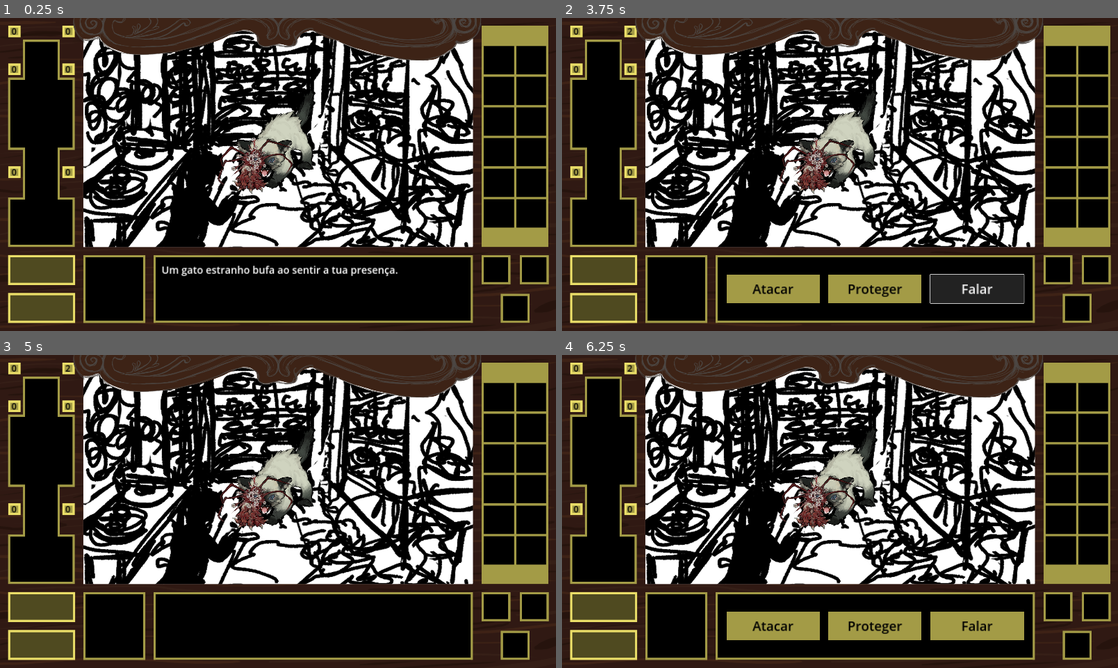
Above: before the commit, frames 1-4 (two rows, left to right).
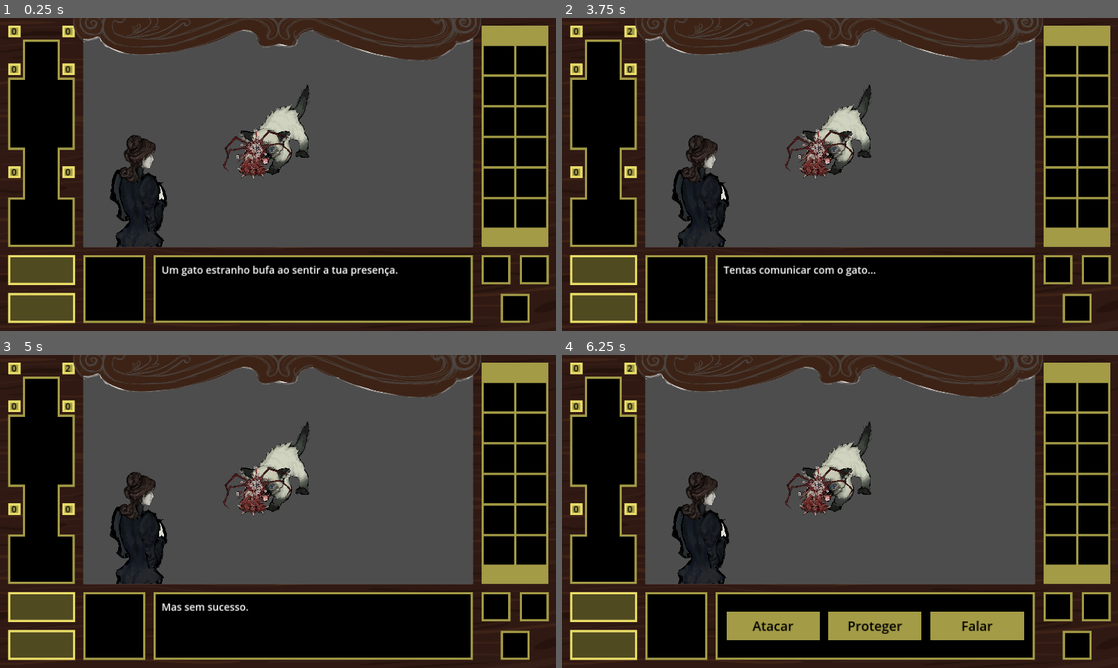
Above: after the commit, the same moments.

Repository: DavisDiad/Servida_Crua
Game: Godot game, scene res://scenes/fight/fight.tscn
Two runs of this game, one before a commit and one after it. Both use one fixed random seed, a clock stepped at 60 frames per second and the inputs below. Before the commit the project has no main scene; this scene is started directly in both runs.
Inputs (mouse positions are in pixels of both pictures, inside the frame that each line leads up to):
- Up to frame 1 (0.25 s): no input
- Up to frame 2 (3.75 s): tap Enter at 0.5 s; move the mouse to (840, 143) at 0.52 s; click (840, 143) at 0.6 s; click "Proteger" at 1.25 s; tap Space at 2 s; move the mouse to (840, 171) at 2.02 s; click (840, 171) at 2.1 s; move the mouse to (812, 177) at 2.77 s; click (812, 177) at 2.85 s; click "Falar" at 3.5 s
- Up to frame 3 (5 s): click (211, 627) at 4.25 s, where only the run before the commit has a clickable "Atacar"
- Up to frame 4 (6.25 s): tap Enter at 5 s; move the mouse to (867, 486) at 5.02 s; click (867, 486) at 5.1 s; move the mouse to (817, 495) at 5.77 s; click (817, 495) at 5.85 s

The runs differ from the first frame. In frame 1, 42% of the frame differs, in the area x 15-86%, y 4-74%; in frame 2, 47%, in the area x 15-86%, y 4-92%; in frame 3, 43%; in frame 4, 42%.

Commit message:
Adição do sistema de falas no combate

Diff:
--- a/project.godot
+++ b/project.godot
@@ -11,6 +11,7 @@
 [application]
 
 config/name="Servida_Crua"
+run/main_scene="res://scenes/scene1.tscn"
 config/features=PackedStringArray("4.3", "GL Compatibility")
 config/icon="res://icon.svg"
 
--- /dev/null
+++ b/scenes/dummy.gd
@@ -0,0 +1,21 @@
+extends Node2D
+
+@export var animator:AnimationPlayer;
+# Called when the node enters the scene tree for the first time.
+func _ready() -> void:
+	pass # Replace with function body.
+
+
+# Called every frame. 'delta' is the elapsed time since the previous frame.
+func _process(delta: float) -> void:
+	pass
+
+func tocaperto(_ingnorar):
+	animator.play("00");
+
+func tocamedio(_ingnorar):
+	animator.play("01");
+
+func tocalonge(_ingnorar):
+	animator.play("02");
+	pass # Replace with function body.
--- a/scenes/enemys/cat/scripts/cat.gd
+++ b/scenes/enemys/cat/scripts/cat.gd
@@ -12,14 +12,44 @@
 
 var wounds = {} #um dicionário que serve para armazenar o número de feridas do inimigo. ele será definido usando enemy_data.body_parts
 
+var interaction_step = 0
+var is_talking = false
+
 func _ready():
 	# para cada parte do corpo definida em enemy_data.body_parts (que é um array de recursos do tipo BodyPart) ele começaa a contar o número de feridas, começando em zero, para essa parte
 	for part in enemy_data.body_parts: #"part" é uma variavel temporaria criada automaticamente pelo loop for. ela percorre cada body_part dentro do enemy_data
 		wounds[part.name] = 0
 
+func _input(event: InputEvent) -> void:
+	if is_talking == true and Input.is_action_just_pressed("left_click"): #ao clicar com o botão esquerdo com o texto ativo,
+		_on_fight_talked()
+
+func _on_fight_talked() -> void:
+	is_talking = true
+	match interaction_step:
+		0:
+			get_node("/root/Fight/UI/ActionsPanel").hide()
+			get_node("/root/Fight/UI/TextBox").show()
+			get_node("/root/Fight/UI/TextBox/Label").text = "Tentas comunicar com o gato..."
+			interaction_step += 1
+
+		1:
+			get_node("/root/Fight/UI/TextBox").show()
+			get_node("/root/Fight/UI/TextBox/Label").text = "Mas sem sucesso."
+			interaction_step += 1
+
+		2:
+			get_node("/root/Fight/UI/TextBox").hide()
+			is_talking = false # agora pode voltar a clicar normalmente
+			perform_attack()
+			interaction_step = 0
+
+
+
+
+
 func _on_fight_attacking() -> void: #esta função acontece quando o sinal attacking em fight é emitido.
 	can_take_damage = true #ela permite que o inimigo possa receber dano
-
 
 func take_damage(body_part_name: String):
 	if can_take_damage:
--- a/scenes/fight/fight.gd
+++ b/scenes/fight/fight.gd
@@ -3,8 +3,10 @@
 signal textbox_closed #sinal que é emitido sempre que o texto é fechado
 signal attacking
 signal defending
+signal talked
 
 var can_attack = false
+var talking = false
 
 var enemy_data: EnemyData
 
@@ -27,7 +29,7 @@
 
 
 func _input(event: InputEvent) -> void:
-	if Input.is_action_just_pressed("left_click"): #ao clicar com o botão esquerdo com o texto ativo,
+	if Input.is_action_just_pressed("left_click") and talking == true: #ao clicar com o botão esquerdo com o texto ativo,
 		$UI/TextBox.hide() #ele é escondido
 		emit_signal("textbox_closed") # e o sinal é emitido para fazer os botoes aparecerem
 
@@ -36,8 +38,11 @@
 	$UI/TextBox.show()
 	$UI/TextBox/Label.text = text
 
+	talking = true
+
 	await textbox_closed #o jogo está a espera que este sinal seja emitido para processar o codigo embaixo
 	 #quando o sinal é emitido, os botoes aparecem
+	talking = false
 
 func _on_attack_pressed() -> void:
 	can_attack = true
@@ -63,3 +68,9 @@
 
 	PlayerHealth.is_defending = true
 	emit_signal("defending")
+
+
+
+
+func _on_talk_pressed() -> void:
+	emit_signal("talked")
--- a/scenes/fight/fight.tscn
+++ b/scenes/fight/fight.tscn
@@ -1,9 +1,11 @@
-[gd_scene load_steps=8 format=3 uid="uid://cofg4e1bbi23e"]
+[gd_scene load_steps=10 format=3 uid="uid://cofg4e1bbi23e"]
 
 [ext_resource type="Script" path="res://scenes/fight/fight.gd" id="1_4se71"]
 [ext_resource type="PackedScene" uid="uid://ctls4fuoxikdh" path="res://scenes/enemys/cat/cat.tscn" id="2_cubfr"]
 [ext_resource type="PackedScene" uid="uid://bct6pd7l1iui0" path="res://scenes/ui/ui.tscn" id="3_63nu4"]
 [ext_resource type="Texture2D" uid="uid://b5cyg7hfck87d" path="res://placeholders/rascunho_batalha1.png" id="4_bv1ih"]
+[ext_resource type="Texture2D" uid="uid://pqhpjncq6pjd" path="res://placeholders/personagem_baattle2.png" id="5_8ew2v"]
+[ext_resource type="Texture2D" uid="uid://f2g6dcisimy6" path="res://placeholders/rule-of-third-940x626.png" id="6_aml7f"]
 
 [sub_resource type="StyleBoxFlat" id="StyleBoxFlat_jmy8o"]
 bg_color = Color(0, 0, 0, 1)
@@ -19,7 +21,8 @@
 
 [node name="Cat" parent="." instance=ExtResource("2_cubfr")]
 z_index = 1
-position = Vector2(936, 430)
+position = Vector2(937, 398)
+scale = Vector2(0.9, 0.9)
 
 [node name="UI" parent="." instance=ExtResource("3_63nu4")]
 
@@ -106,13 +109,28 @@
 text = "texto vai aqui"
 
 [node name="TextureRect2" type="TextureRect" parent="."]
+visible = false
 offset_left = 288.0
 offset_top = 39.0
 offset_right = 1637.0
 offset_bottom = 796.0
 texture = ExtResource("4_bv1ih")
 
+[node name="BattleRascunho" type="Sprite2D" parent="."]
+z_index = 4
+position = Vector2(481, 628)
+scale = Vector2(0.5, 0.5)
+texture = ExtResource("5_8ew2v")
+
+[node name="Rule-of-third-940x626" type="Sprite2D" parent="."]
+visible = false
+position = Vector2(959, 409)
+scale = Vector2(1.47545, 1.23545)
+texture = ExtResource("6_aml7f")
+
 [connection signal="attacking" from="." to="Cat" method="_on_fight_attacking"]
 [connection signal="defending" from="." to="Cat" method="_on_fight_defending"]
+[connection signal="talked" from="." to="Cat" method="_on_fight_talked"]
 [connection signal="pressed" from="UI/ActionsPanel/Actions/Attack" to="." method="_on_attack_pressed"]
 [connection signal="pressed" from="UI/ActionsPanel/Actions/Defend" to="." method="_on_defend_pressed"]
+[connection signal="pressed" from="UI/ActionsPanel/Actions/Talk" to="." method="_on_talk_pressed"]
--- a/scenes/player/player.gd
+++ b/scenes/player/player.gd
@@ -2,12 +2,12 @@
 
 @export var speed = 200
 @onready var anim: AnimatedSprite2D = $AnimatedSprite2D
+@export var max_scale : float = 1.0
 
 var target_position: Vector2 = Vector2.ZERO
 var idle_timer := 0.0
-var scared_interval := 20.0
+var scared_interval := 15.0
 var is_playing_idle_scared := false
-
 func _ready():
 	target_position = position
 	anim.play("idle")
@@ -42,3 +42,11 @@
 	else:
 		velocity = Vector2.ZERO
 	move_and_slide()
+#
+#var direction = target_position - position
+	#if direction.length() > 2:
+		#direction = direction.normalized()
+		#velocity = direction * speed
+	#else:
+		#velocity = Vector2.ZERO
+	#move_and_slide()
--- a/scenes/player/player.tscn
+++ b/scenes/player/player.tscn
@@ -376,5 +376,5 @@
 frame_progress = 0.128019
 
 [node name="CollisionShape2D" type="CollisionShape2D" parent="."]
-position = Vector2(-0.5, 0)
+scale = Vector2(1.03694, 0.516139)
 shape = SubResource("CapsuleShape2D_5ldxa")
--- a/scenes/scene1.tscn
+++ b/scenes/scene1.tscn
@@ -1,16 +1,104 @@
-[gd_scene load_steps=6 format=3 uid="uid://chfkcms6t6n7p"]
+[gd_scene load_steps=15 format=3 uid="uid://chfkcms6t6n7p"]
 
 [ext_resource type="PackedScene" uid="uid://cyl30kecp6emh" path="res://scenes/player/player.tscn" id="1_80qcc"]
+[ext_resource type="Script" path="res://scenes/dummy.gd" id="1_ho8at"]
 [ext_resource type="PackedScene" uid="uid://bct6pd7l1iui0" path="res://scenes/ui/ui.tscn" id="2_wrc3t"]
 [ext_resource type="Texture2D" uid="uid://c2oqk1rlp518h" path="res://placeholders/487822751_690309623742518_8888194850570010313_n.jpg" id="3_qocxd"]
 [ext_resource type="Texture2D" uid="uid://b3veo2r33xywq" path="res://placeholders/Helena_Cut.png" id="4_h34uh"]
 [ext_resource type="Texture2D" uid="uid://c28ne3v3d54cr" path="res://placeholders/helena_teste_00.png" id="5_tg23r"]
 
-[node name="scene1" type="Node2D"]
+[sub_resource type="RectangleShape2D" id="RectangleShape2D_vlqnp"]
+size = Vector2(1936, 56)
+
+[sub_resource type="RectangleShape2D" id="RectangleShape2D_f4qki"]
+size = Vector2(1936, 78)
+
+[sub_resource type="RectangleShape2D" id="RectangleShape2D_b6v3q"]
+size = Vector2(1936, 110)
+
+[sub_resource type="Animation" id="Animation_xofm6"]
+resource_name = "00"
+length = 0.5
+capture_included = true
+tracks/0/type = "value"
+tracks/0/imported = false
+tracks/0/enabled = true
+tracks/0/path = NodePath("player:scale")
+tracks/0/interp = 1
+tracks/0/loop_wrap = true
+tracks/0/keys = {
+"times": PackedFloat32Array(0.5),
+"transitions": PackedFloat32Array(1),
+"update": 2,
+"values": [Vector2(4, 4)]
+}
+
+[sub_resource type="Animation" id="Animation_om1gf"]
+resource_name = "01"
+length = 0.5
+capture_included = true
+tracks/0/type = "value"
+tracks/0/imported = false
+tracks/0/enabled = true
+tracks/0/path = NodePath("player:scale")
+tracks/0/interp = 1
+tracks/0/loop_wrap = true
+tracks/0/keys = {
+"times": PackedFloat32Array(0.5),
+"transitions": PackedFloat32Array(1),
+"update": 2,
+"values": [Vector2(4.5, 4.5)]
+}
+
+[sub_resource type="Animation" id="Animation_0a8ac"]
+resource_name = "02"
+length = 0.5
+capture_included = true
+tracks/0/type = "value"
+tracks/0/imported = false
+tracks/0/enabled = true
+tracks/0/path = NodePath("player:scale")
+tracks/0/interp = 1
+tracks/0/loop_wrap = true
+tracks/0/keys = {
+"times": PackedFloat32Array(0.5),
+"transitions": PackedFloat32Array(1),
+"update": 2,
+"values": [Vector2(5, 5)]
+}
+
+[sub_resource type="Animation" id="Animation_yms8a"]
+length = 0.001
+tracks/0/type = "value"
+tracks/0/imported = false
+tracks/0/enabled = true
+tracks/0/path = NodePath("player:scale")
+tracks/0/interp = 1
+tracks/0/loop_wrap = true
+tracks/0/keys = {
+"times": PackedFloat32Array(0),
+"transitions": PackedFloat32Array(1),
+"update": 0,
+"values": [Vector2(4, 4)]
+}
+
+[sub_resource type="AnimationLibrary" id="AnimationLibrary_nat8e"]
+_data = {
+"00": SubResource("Animation_xofm6"),
+"01": SubResource("Animation_om1gf"),
+"02": SubResource("Animation_0a8ac"),
+"RESET": SubResource("Animation_yms8a")
+}
+
+[node name="scene1" type="Node2D" node_paths=PackedStringArray("animator")]
+script = ExtResource("1_ho8at")
+animator = NodePath("animsDepth")
 
 [node name="player" parent="." instance=ExtResource("1_80qcc")]
 z_index = 1
 position = Vector2(638, 470)
+collision_layer = 5
+collision_mask = 5
 
 [node name="UI" parent="." instance=ExtResource("2_wrc3t")]
 
@@ -29,3 +117,39 @@
 visible = false
 position = Vector2(639, 505)
 texture = ExtResource("5_tg23r")
+
+[node name="away" type="Area2D" parent="."]
+position = Vector2(948, 596)
+collision_layer = 4
+collision_mask = 4
+
+[node name="CollisionShape2D" type="CollisionShape2D" parent="away"]
+position = Vector2(10, -3)
+shape = SubResource("RectangleShape2D_vlqnp")
+
+[node name="away2" type="Area2D" parent="."]
+position = Vector2(948, 662)
+collision_layer = 4
+collision_mask = 4
+
+[node name="CollisionShape2D" type="CollisionShape2D" parent="away2"]
+position = Vector2(10, 4)
+shape = SubResource("RectangleShape2D_f4qki")
+
+[node name="away3" type="Area2D" parent="."]
+position = Vector2(948, 662)
+collision_layer = 4
+collision_mask = 4
+
+[node name="CollisionShape2D" type="CollisionShape2D" parent="away3"]
+position = Vector2(10, 100)
+shape = SubResource("RectangleShape2D_b6v3q")
+
+[node name="animsDepth" type="AnimationPlayer" parent="."]
+libraries = {
+"": SubResource("AnimationLibrary_nat8e")
+}
+
+[connection signal="body_entered" from="away" to="." method="tocaperto"]
+[connection signal="body_entered" from="away2" to="." method="tocamedio"]
+[connection signal="body_entered" from="away3" to="." method="tocalonge"]
Binary file added: placeholders/battle_rascunho.png
Not shown, added: placeholders/battle_rascunho.png.import
Binary file added: placeholders/personagem_baattle2.png
Not shown, added: placeholders/personagem_baattle2.png.import
Binary file added: placeholders/personagem_baattle_rascunho.png
Not shown, added: placeholders/personagem_baattle_rascunho.png.import
Binary file added: placeholders/rule-of-third-940x626.png
Not shown, added: placeholders/rule-of-third-940x626.png.import
